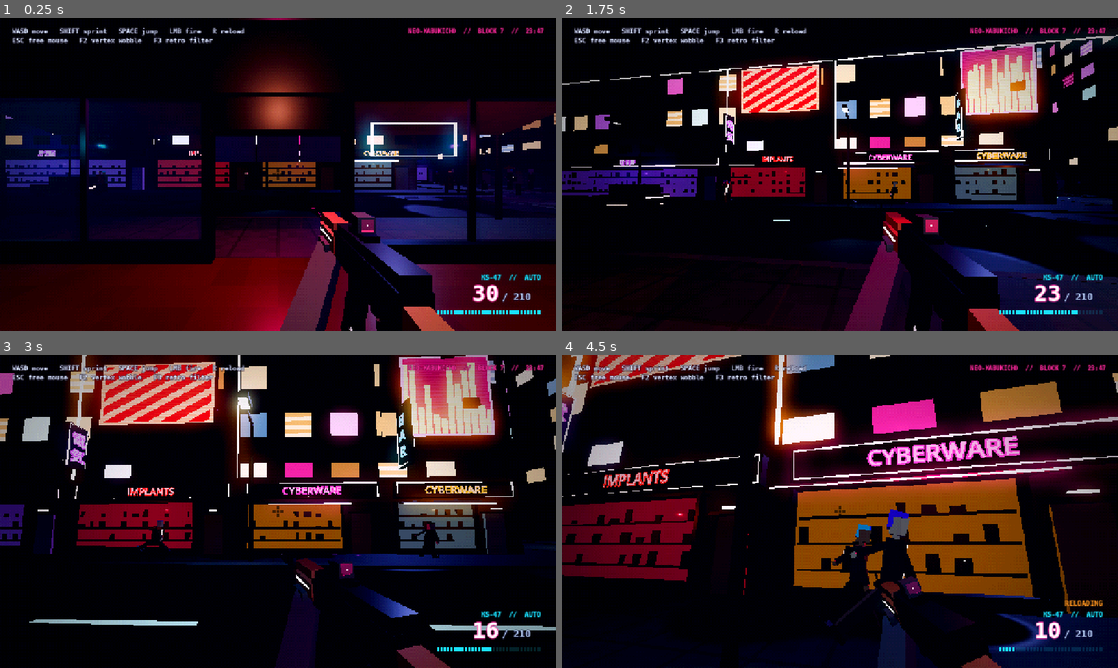
Above: before the commit, frames 1-4 (two rows, left to right).
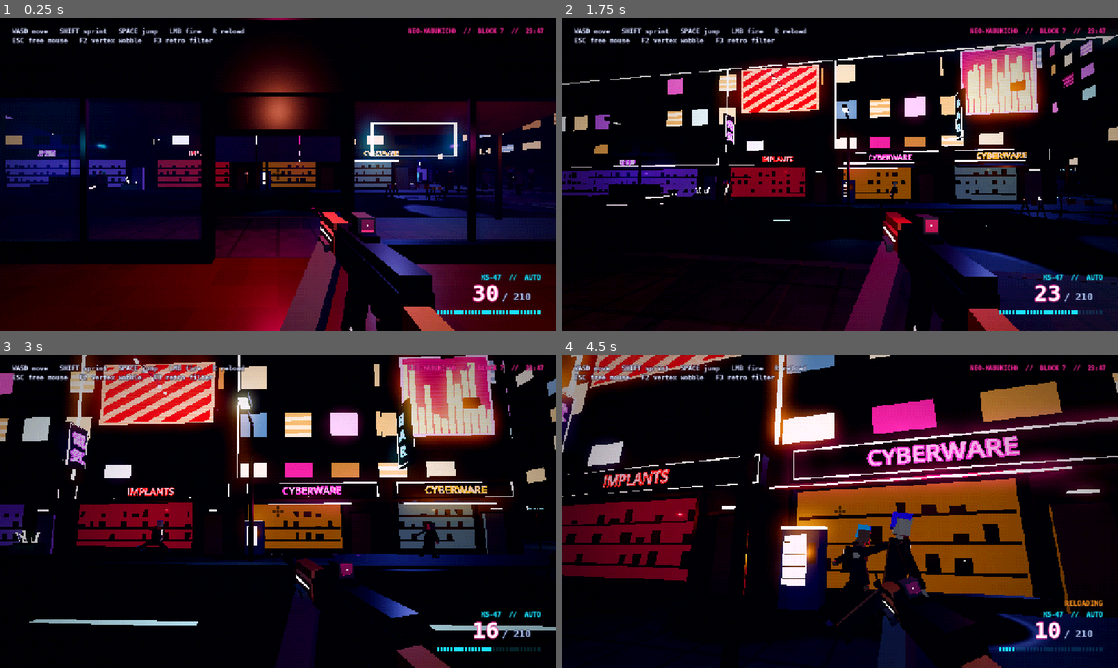
Above: after the commit, the same moments.

Repository: J0C0M/CyberpunkTypeGame
Game: Godot game, scene res://scenes/main.tscn
Same seed, same stepped clock (60 frames per second), same inputs: the game is played once before the commit and once after it.
Inputs (mouse positions are in pixels of both pictures, inside the frame that each line leads up to):
- Up to frame 1 (0.25 s): no input
- Up to frame 2 (1.75 s): move the mouse to (867, 174) at 0.52 s; press the mouse at (867, 174) at 0.53 s; hold W (move_forward) from 0.53 s (still down); tap Space (jump) at 0.77, 1.52 s; move the mouse to (812, 174) at 1.27 s; release the mouse at (812, 174) at 1.28 s; tap Shift (sprint) at 1.35 s
- Up to frame 3 (3 s): keep holding W (move_forward); move the mouse to (289, 505) at 2.02 s; press the mouse at (289, 505) at 2.03 s; move the mouse to (272, 517) at 2.77 s; release the mouse at (272, 517) at 2.78 s; tap Shift (sprint) at 2.85 s
- Up to frame 4 (4.5 s): keep holding W (move_forward); tap Space (jump) at 3.02, 3.77 s; move the mouse to (878, 514) at 3.52 s; press the mouse at (878, 514) at 3.53 s; tap R (reload) at 4.15 s; move the mouse to (795, 508) at 4.27 s; release the mouse at (795, 508) at 4.28 s; tap Shift (sprint) at 4.35 s

The runs differ from the first frame. In frame 1, 0.4% of the frame differs, in the area x 21-91%, y 37-59%; in frame 2, 0.4%; in frame 3, 0.6%; in frame 4, 3.8%, in the area x 32-66%, y 40-97%.

Commit message:
Make street furniture breakable with visible damage stages
BreakableProp is a generic shootable prop: it sparks and clangs on hits, leans and dents at two damage stages while its neon and lights flicker, electrical props throw sparks, and it finally breaks into pooled debris with a break sound and a small danger event. Lamp posts snap over and go dark instead. Vending machines, bins and the lit lamp posts are now breakable, and new breakables fill the block: crate stacks, planters with neon plants, sidewalk A-frame signs, corner street signs and roadworks barriers. Two bus stops with glass panels are added. Shop entrances and bus stops are kept clear of clutter.

Diff:
--- /dev/null
+++ b/scripts/combat/breakable_prop.gd
@@ -0,0 +1,195 @@
+@tool
+class_name BreakableProp
+extends StaticBody3D
+## Street furniture that can be shot apart: vending machines, bins, signs, barriers, crates,
+## planters, lamp posts. It takes a few hits, shows damage in stages (sparks, flickering neon and
+## lights, leaning and denting) and then breaks into pooled debris. Lamp posts keep a wreck
+## instead: they lean over and go dark. Built with BreakableProp.create(); buildings never use it.
+
+enum Kind { METAL, WOOD, CONCRETE }
+
+const HIT_SOUNDS := {
+	Kind.METAL: preload("res://assets/audio/prop_hit_metal.wav"),
+	Kind.WOOD: preload("res://assets/audio/prop_hit_wood.wav"),
+	Kind.CONCRETE: preload("res://assets/audio/prop_hit_wood.wav"),
+}
+const BREAK_SOUNDS := {
+	Kind.METAL: preload("res://assets/audio/prop_break_metal.wav"),
+	Kind.WOOD: preload("res://assets/audio/prop_break_wood.wav"),
+	Kind.CONCRETE: preload("res://assets/audio/prop_break_concrete.wav"),
+}
+const SPARK_SOUND := preload("res://assets/audio/spark_zap.wav")
+
+@export var max_health := 100.0
+@export var kind := Kind.METAL
+## Rough extent of the prop (for debris and electrical sparks), centred on `center`.
+@export var size := Vector3.ONE
+@export var center := Vector3(0, 0.5, 0)
+@export var debris_colors := PackedColorArray([Color(0.3, 0.3, 0.33)])
+@export var debris_count := 10
+## Lean over and go dark when destroyed instead of breaking apart (lamp posts).
+@export var keep_wreck := false
+## Electrical props spark now and then once damaged.
+@export var electrical := false
+
+var visual: Node3D
+var _health: Damageable
+var _stage := 0
+var _lean_axis := Vector3.RIGHT
+var _lights: Array[Light3D] = []
+var _light_energy := PackedFloat32Array()
+var _neon_overrides: Array[ShaderMaterial] = []
+var _spark_timer := 0.0
+
+
+## Creates a prop from merged geometry `geo` with box colliders [[size, local transform], ...].
+static func create(parent: Node, xform: Transform3D, geo: GeoBatch, colliders: Array, health: float, kind: Kind, extent: Vector3, colors: PackedColorArray) -> BreakableProp:
+	var prop := BreakableProp.new()
+	prop.transform = xform
+	prop.max_health = health
+	prop.kind = kind
+	prop.size = extent
+	prop.center = Vector3(0, extent.y * 0.5, 0)
+	prop.debris_colors = colors
+	prop.visual = Node3D.new()
+	prop.visual.name = "Visual"
+	prop.add_child(prop.visual)
+	geo.build_into(prop.visual, "Mesh")
+	for entry in colliders:
+		var shape := BoxShape3D.new()
+		shape.size = entry[0]
+		var collider := CollisionShape3D.new()
+		collider.shape = shape
+		collider.transform = entry[1]
+		prop.add_child(collider)
+	parent.add_child(prop)
+	return prop
+
+
+## Adds a light that dims, flickers and dies along with the prop (parents it to the visual if needed).
+func add_light(light: Light3D) -> void:
+	if light.get_parent() == null:
+		visual.add_child(light)
+	_lights.append(light)
+	_light_energy.append(light.light_energy)
+
+
+func _ready() -> void:
+	collision_layer = 8
+	collision_mask = 0
+	if visual == null:
+		visual = get_node_or_null("Visual")
+	if Engine.is_editor_hint() or visual == null:
+		return
+	add_to_group("resettable")
+	_health = Damageable.new()
+	_health.max_health = max_health
+	add_child(_health)
+	Damageable.register(self, _health, &"prop")
+	_health.damaged.connect(_on_damaged)
+	_health.died.connect(_on_broken)
+	_lean_axis = Vector3(randf_range(-1, 1), 0, randf_range(-1, 1)).normalized()
+	# Private copies of the neon surfaces so this prop can flicker on its own.
+	for mesh_instance in visual.find_children("*", "MeshInstance3D", true, false):
+		var mesh := (mesh_instance as MeshInstance3D).mesh
+		for surface in mesh.get_surface_count():
+			var mat := mesh.surface_get_material(surface) as ShaderMaterial
+			if mat and mat.shader == MatLib.NEON_SHADER:
+				var copy := mat.duplicate() as ShaderMaterial
+				(mesh_instance as MeshInstance3D).set_surface_override_material(surface, copy)
+				_neon_overrides.append(copy)
+
+
+func _process(delta: float) -> void:
+	if Engine.is_editor_hint() or _stage == 0 or _health.is_dead:
+		return
+	for i in _lights.size():
+		if randf() < 0.08 * _stage:
+			_lights[i].light_energy = _light_energy[i] * randf_range(0.1, 1.0)
+	if electrical:
+		_spark_timer -= delta
+		if _spark_timer <= 0.0:
+			_spark_timer = randf_range(0.6, 2.5) / _stage
+			var point := global_transform * (center + Vector3(randf_range(-0.5, 0.5), randf_range(0.0, 0.5), randf_range(-0.5, 0.5)) * size)
+			ImpactEffects.spawn_sparks_at(self, point, Vector3.UP)
+			SfxPool.play_at(self, SPARK_SOUND, point, -14.0, 0.2, 3.0)
+
+
+func is_broken() -> bool:
+	return _health != null and _health.is_dead
+
+
+## Back to new (when the city resets while the player sleeps).
+func reset() -> void:
+	if _health == null:
+		return
+	_health.restore()
+	_stage = 0
+	visual.visible = true
+	visual.transform = Transform3D.IDENTITY
+	for child in get_children():
+		if child is CollisionShape3D:
+			child.set_deferred("disabled", false)
+	for i in _lights.size():
+		_lights[i].light_energy = _light_energy[i]
+		_lights[i].visible = true
+	for mat in _neon_overrides:
+		mat.set_shader_parameter("flicker", 0.0)
+		mat.set_shader_parameter("energy", float(mat.get_meta(&"energy", mat.get_shader_parameter("energy"))))
+
+
+func _on_damaged(hit: HitInfo) -> void:
+	if _health.is_dead:
+		return
+	if hit.kind == HitInfo.Kind.BULLET:
+		ImpactEffects.spawn_sparks_at(self, hit.position, hit.normal)
+		SfxPool.play_at(self, HIT_SOUNDS[kind], hit.position, -8.0, 0.15, 4.0)
+	var stage := 0
+	if _health.health_ratio() <= 0.34:
+		stage = 2
+	elif _health.health_ratio() <= 0.67:
+		stage = 1
+	if stage != _stage:
+		_stage = stage
+		_show_stage()
+
+
+## Visible damage: the prop leans and dents a little more each stage, neon starts to flicker.
+func _show_stage() -> void:
+	var lean := deg_to_rad(4.0) * _stage
+	visual.transform = Transform3D(Basis(_lean_axis, lean).scaled(Vector3(1.0, 1.0 - 0.03 * _stage, 1.0)), Vector3.ZERO)
+	for mat in _neon_overrides:
+		mat.set_shader_parameter("flicker", 0.3 * _stage)
+
+
+func _on_broken(hit: HitInfo) -> void:
+	SfxPool.play_at(self, BREAK_SOUNDS[kind], global_transform * center, -3.0, 0.1, 6.0)
+	EventBus.emit_danger(global_position, 10.0, EventBus.SEVERITY_SHOT, hit.source)
+	for light in _lights:
+		light.visible = false
+	for mat in _neon_overrides:
+		if not mat.has_meta(&"energy"):
+			mat.set_meta(&"energy", mat.get_shader_parameter("energy"))
+		mat.set_shader_parameter("energy", 0.0)
+	if keep_wreck:
+		# Snap over at the base and stay there, dark.
+		visual.transform = Transform3D(Basis(_lean_axis, deg_to_rad(randf_range(28.0, 40.0))), Vector3.ZERO)
+		ImpactEffects.spawn_sparks_at(self, global_transform * Vector3(0, size.y * 0.9, 0), Vector3.UP)
+		_spawn_debris(hit, 4, Vector2(0.06, 0.18))
+		return
+	visual.visible = false
+	for child in get_children():
+		if child is CollisionShape3D:
+			child.set_deferred("disabled", true)
+	_spawn_debris(hit, debris_count, Vector2(0.12, 0.38))
+
+
+func _spawn_debris(hit: HitInfo, count: int, piece_size: Vector2) -> void:
+	var pool := DebrisPool.get_pool(self)
+	if pool == null:
+		return
+	var push := hit.direction * (3.0 if hit.kind == HitInfo.Kind.BULLET else 8.0)
+	var box := global_transform.translated_local(center)
+	var per_color := maxi(1, count / maxi(1, debris_colors.size()))
+	for color in debris_colors:
+		pool.burst(DebrisPool.Shape.CHUNK, box, size * 0.4, per_color, piece_size, MatLib.surface(color, 0.6, 0.3), push, 3.0)
--- a/scripts/world/city_builder.gd
+++ b/scripts/world/city_builder.gd
@@ -36,6 +36,8 @@
 var walkable_faces := PackedVector3Array()
 ## [Rect2 footprint on the XZ plane, top height] for every building (see max_height_in).
 var _footprints: Array = []
+## Sidewalk areas (XZ) that street clutter must leave free, like shop entrances and bus stops.
+var _keep_clear: Array[Rect2] = []
 
 var _rng := RandomNumberGenerator.new()
 var _root: Node3D
@@ -56,6 +58,7 @@
 	BuildKit.clear_generated(self)
 	walkable_faces = PackedVector3Array()
 	_footprints.clear()
+	_keep_clear = [Rect2(cafe_lot.x - 1.0, -SIDEWALK_OUTER, cafe_lot.y - cafe_lot.x + 2.0, SIDEWALK_OUTER - ROAD_HALF)]
 	_rng.seed = city_seed
 	_root = BuildKit.generated_root(self, "Generated")
 	_body = BuildKit.static_body(_root, "Collision")
@@ -78,6 +81,9 @@
 		index += 1
 	_build_street_lamps()
 	_build_corner_props()
+	_build_bus_stops()
+	_build_street_signs()
+	_build_roadworks()
 	_build_sidewalk_clutter()
 	_build_parked_cars()
 	_build_cables()
@@ -472,17 +478,22 @@
 		t += 18.0
 
 
+## Lamps in the playable area light the street and can be shot until they snap over and go dark.
 func _street_lamp(pos: Vector3, toward_road: Vector3, metal: Material, light_color: Color, lit: bool) -> void:
-	_props.add_cylinder(0.1, 0.07, 6.6, 6, Transform3D(Basis.IDENTITY, pos + Vector3.UP * 3.3), metal)
-	var arm_end := pos + Vector3.UP * 6.5 + toward_road * 1.9
-	_props.add_bar(pos + Vector3.UP * 6.5, arm_end, 0.1, metal)
+	var geo := GeoBatch.new() if lit else _props
+	var origin := Vector3.ZERO if lit else pos
+	geo.add_cylinder(0.1, 0.07, 6.6, 6, Transform3D(Basis.IDENTITY, origin + Vector3.UP * 3.3), metal)
+	var arm_end := origin + Vector3.UP * 6.5 + toward_road * 1.9
+	geo.add_bar(origin + Vector3.UP * 6.5, arm_end, 0.1, metal)
 	var head_size := Vector3(0.9, 0.16, 0.4) if absf(toward_road.x) > 0.5 else Vector3(0.4, 0.16, 0.9)
-	_props.add_box_at(head_size, arm_end, metal)
+	geo.add_box_at(head_size, arm_end, metal)
 	var flicker := 0.25 if _rng.randf() < 0.12 else 0.0
-	_props.add_box_at(head_size * Vector3(0.85, 0.3, 0.75), arm_end - Vector3.UP * 0.09, MatLib.neon(light_color, 5.0, flicker, 0.0, _rng.randf()))
+	geo.add_box_at(head_size * Vector3(0.85, 0.3, 0.75), arm_end - Vector3.UP * 0.09, MatLib.neon(light_color, 5.0, flicker, 0.0, _rng.randf()))
 	if lit:
-		BuildKit.down_spot(_lights, arm_end - Vector3.UP * 0.2, light_color, 3.5, 13.0, 55.0)
-		BuildKit.box_collider_at(_body, Vector3(0.25, 6.6, 0.25), pos + Vector3.UP * 3.3)
+		var lamp := _prop(Transform3D(Basis.IDENTITY, pos), geo, [[Vector3(0.25, 6.6, 0.25), Transform3D(Basis.IDENTITY, Vector3.UP * 3.3)]], 90.0, BreakableProp.Kind.METAL, Vector3(0.4, 6.6, 0.4), PackedColorArray([Palette.METAL_DARK, light_color]))
+		lamp.keep_wreck = true
+		lamp.electrical = true
+		lamp.add_light(BuildKit.down_spot(lamp.visual, arm_end - Vector3.UP * 0.2, light_color, 3.5, 13.0, 55.0))
 
 
 func _build_corner_props() -> void:
@@ -519,46 +530,183 @@
 	BuildKit.box_collider_at(_body, Vector3(1.0, 3.6, 1.0), column + Vector3.UP * 1.8)
 
 
+## Random street clutter along the building side of the sidewalks, clear of shop entrances.
 func _build_sidewalk_clutter() -> void:
-	var bin := MatLib.surface(Color(0.1, 0.18, 0.14), 0.6, 0.3)
 	var bag := MatLib.surface(Color(0.03, 0.03, 0.035), 0.3)
-	var placed := 0
+	var placed: Array[Vector3] = []
 	var attempts := 0
-	while placed < 16 and attempts < 200:
+	while placed.size() < 30 and attempts < 500:
 		attempts += 1
 		var along := _rng.randf_range(12.0, PLAY_LIMIT - 4.0) * (1.0 if _rng.randf() < 0.5 else -1.0)
 		var side := 1.0 if _rng.randf() < 0.5 else -1.0
 		var on_main := _rng.randf() < 0.6
 		var pos := Vector3(along, CURB_HEIGHT, side * (SIDEWALK_OUTER - 0.55)) if on_main else Vector3(side * (SIDEWALK_OUTER - 0.55), CURB_HEIGHT, along)
-		# Keep the cafe front clear.
-		if pos.z < 0.0 and pos.x > cafe_lot.x - 1.0 and pos.x < cafe_lot.y + 1.0 and absf(pos.z) > SIDEWALK_OUTER - 1.0:
+		var facing := Vector3(0, 0, -side) if on_main else Vector3(-side, 0, 0)
+		if _is_blocked(pos, placed, 2.4):
 			continue
+		placed.append(pos)
 		var roll := _rng.randf()
-		if roll < 0.3:
-			_vending_machine(pos, Vector3(0, 0, -side) if on_main else Vector3(-side, 0, 0))
-		elif roll < 0.6:
-			_props.add_cylinder(0.32, 0.3, 0.95, 8, Transform3D(Basis.IDENTITY, pos + Vector3.UP * 0.475), bin)
-			BuildKit.box_collider_at(_body, Vector3(0.6, 0.95, 0.6), pos + Vector3.UP * 0.475)
-		else:
+		if roll < 0.17:
+			_vending_machine(pos, facing)
+		elif roll < 0.36:
+			_trash_bin(pos)
+		elif roll < 0.48:
 			for i in _rng.randi_range(2, 4):
 				var offset := Vector3(_rng.randf_range(-0.5, 0.5), 0, _rng.randf_range(-0.3, 0.3))
 				_props.add_sphere(0.32, Transform3D(Basis.from_scale(Vector3(1.0, 0.75, 1.0)), pos + offset + Vector3.UP * 0.22), bag, 6, 4)
-		placed += 1
+		elif roll < 0.64:
+			_crate_stack(pos, facing)
+		elif roll < 0.8:
+			_planter(pos, facing)
+		else:
+			_sidewalk_sign(pos + facing * 0.6, facing)
+
+
+func _is_blocked(pos: Vector3, placed: Array[Vector3], spacing: float) -> bool:
+	for area in _keep_clear:
+		if area.grow(0.6).has_point(Vector2(pos.x, pos.z)):
+			return true
+	for other in placed:
+		if other.distance_to(pos) < spacing:
+			return true
+	return false
+
+
+func _prop(xf: Transform3D, geo: GeoBatch, colliders: Array, health: float, kind: BreakableProp.Kind, extent: Vector3, colors: PackedColorArray) -> BreakableProp:
+	return BreakableProp.create(_breakables, xf, geo, colliders, health, kind, extent, colors)
+
+
+func _trash_bin(pos: Vector3) -> void:
+	var color := Color(0.1, 0.18, 0.14)
+	var geo := GeoBatch.new()
+	geo.add_cylinder(0.32, 0.3, 0.95, 8, Transform3D(Basis.IDENTITY, Vector3.UP * 0.475), MatLib.surface(color, 0.6, 0.3))
+	geo.add_cylinder(0.34, 0.34, 0.06, 8, Transform3D(Basis.IDENTITY, Vector3.UP * 0.97), MatLib.surface(Palette.METAL_DARK, 0.5, 0.5))
+	_prop(Transform3D(Basis.IDENTITY, pos), geo, [[Vector3(0.6, 0.95, 0.6), Transform3D(Basis.IDENTITY, Vector3.UP * 0.475)]], 50.0, BreakableProp.Kind.METAL, Vector3(0.6, 0.95, 0.6), PackedColorArray([color, Color(0.05, 0.05, 0.05)]))
+
+
+## A stack of plastic crates, the kind street stalls leave out overnight.
+func _crate_stack(pos: Vector3, facing: Vector3) -> void:
+	var color := [Color(0.1, 0.2, 0.45), Color(0.45, 0.08, 0.08), Color(0.5, 0.4, 0.05), Color(0.12, 0.3, 0.15)][_rng.randi() % 4] as Color
+	var crate := MatLib.surface(color, 0.6)
+	var slats := MatLib.surface(color.darkened(0.5), 0.6)
+	var geo := GeoBatch.new()
+	var levels := _rng.randi_range(1, 3)
+	for level in levels:
+		var y := 0.2 + level * 0.4
+		var twist := Basis(Vector3.UP, _rng.randf_range(-0.15, 0.15))
+		geo.add_box(Vector3(0.6, 0.38, 0.45), Transform3D(twist, Vector3(0, y, 0)), crate)
+		for i in 3:
+			geo.add_box(Vector3(0.62, 0.04, 0.47), Transform3D(twist, Vector3(0, y - 0.1 + i * 0.1, 0)), slats)
+	var height := levels * 0.4
+	_prop(Transform3D(Basis.looking_at(-facing), pos), geo, [[Vector3(0.62, height, 0.47), Transform3D(Basis.IDENTITY, Vector3.UP * height * 0.5)]], 40.0, BreakableProp.Kind.WOOD, Vector3(0.6, height, 0.45), PackedColorArray([color, color.darkened(0.5)]))
+
+
+## Concrete planter with glowing synthetic plants.
+func _planter(pos: Vector3, facing: Vector3) -> void:
+	var concrete := Color(0.3, 0.3, 0.32)
+	var leaf := [Palette.CYAN, Palette.LIME, Palette.PINK][_rng.randi() % 3] as Color
+	var geo := GeoBatch.new()
+	geo.add_box_at(Vector3(1.6, 0.6, 0.6), Vector3(0, 0.3, 0), MatLib.surface(concrete, 0.8))
+	geo.add_box_at(Vector3(1.45, 0.05, 0.45), Vector3(0, 0.6, 0), MatLib.surface(Color(0.08, 0.05, 0.03), 0.9))
+	var glow := MatLib.neon(leaf, 2.5)
+	for i in 9:
+		var root := Vector3(_rng.randf_range(-0.6, 0.6), 0.6, _rng.randf_range(-0.15, 0.15))
+		var tip := root + Vector3(_rng.randf_range(-0.25, 0.25), _rng.randf_range(0.35, 0.8), _rng.randf_range(-0.15, 0.15))
+		geo.add_bar(root, tip, 0.03, glow)
+	_prop(Transform3D(Basis.looking_at(-facing), pos), geo, [[Vector3(1.6, 0.6, 0.6), Transform3D(Basis.IDENTITY, Vector3.UP * 0.3)]], 150.0, BreakableProp.Kind.CONCRETE, Vector3(1.6, 0.9, 0.6), PackedColorArray([concrete, leaf]))
+
+
+## Folding sidewalk sign with a neon arrow pointing at the shop behind it.
+func _sidewalk_sign(pos: Vector3, facing: Vector3) -> void:
+	var color := Palette.random_neon(_rng)
+	var board := MatLib.surface(Color(0.05, 0.04, 0.06), 0.5)
+	var neon := MatLib.neon(color, 4.0)
+	var geo := GeoBatch.new()
+	for side: float in [-1.0, 1.0]:
+		var tilt := Basis(Vector3.RIGHT, side * deg_to_rad(12.0))
+		geo.add_box(Vector3(0.6, 1.0, 0.03), Transform3D(tilt, Vector3(0, 0.5, side * 0.11)), board)
+		var face := Transform3D(tilt, Vector3(0, 0.5, side * 0.11)).translated_local(Vector3(0, 0, side * 0.02))
+		geo.add_polyline(PackedVector3Array([face * Vector3(-0.2, -0.1, 0), face * Vector3(0.15, -0.1, 0), face * Vector3(0.15, -0.25, 0), face * Vector3(0.25, 0.0, 0), face * Vector3(0.15, 0.25, 0), face * Vector3(0.15, 0.1, 0), face * Vector3(-0.2, 0.1, 0)]), 0.025, neon, true)
+		geo.add_polyline(PackedVector3Array([face * Vector3(-0.26, -0.44, 0), face * Vector3(0.26, -0.44, 0), face * Vector3(0.26, 0.44, 0), face * Vector3(-0.26, 0.44, 0)]), 0.015, neon, true)
+	var sign := _prop(Transform3D(Basis.looking_at(-facing.cross(Vector3.UP)), pos), geo, [[Vector3(0.6, 1.0, 0.3), Transform3D(Basis.IDENTITY, Vector3.UP * 0.5)]], 35.0, BreakableProp.Kind.WOOD, Vector3(0.6, 1.0, 0.3), PackedColorArray([Color(0.05, 0.04, 0.06), color]))
+	sign.electrical = true
+
+
+## Street name signs at the four corners of the crossing.
+func _build_street_signs() -> void:
+	var metal := MatLib.surface(Palette.METAL_DARK, 0.4, 0.7)
+	var plate := MatLib.surface(Color(0.03, 0.1, 0.25), 0.4, 0.3)
+	for sx: float in [-1.0, 1.0]:
+		for sz: float in [-1.0, 1.0]:
+			var pos := Vector3(sx * (SIDEWALK_OUTER - 0.45), CURB_HEIGHT, sz * (SIDEWALK_OUTER - 0.45))
+			var geo := GeoBatch.new()
+			geo.add_cylinder(0.05, 0.05, 3.0, 6, Transform3D(Basis.IDENTITY, Vector3.UP * 1.5), metal)
+			geo.add_box_at(Vector3(1.0, 0.3, 0.04), Vector3(0, 2.7, 0), plate)
+			geo.add_box_at(Vector3(0.04, 0.3, 1.0), Vector3(0, 2.35, 0), plate)
+			geo.add_polyline(PackedVector3Array([Vector3(-0.5, 2.55, 0.03), Vector3(0.5, 2.55, 0.03), Vector3(0.5, 2.85, 0.03), Vector3(-0.5, 2.85, 0.03)]), 0.015, MatLib.neon(Palette.CYAN, 3.0), true)
+			var sign := _prop(Transform3D(Basis(Vector3.UP, 0.0 if sz < 0.0 else PI), pos), geo, [[Vector3(0.15, 3.0, 0.15), Transform3D(Basis.IDENTITY, Vector3.UP * 1.5)]], 60.0, BreakableProp.Kind.METAL, Vector3(1.0, 3.0, 1.0), PackedColorArray([Palette.METAL_DARK, Color(0.03, 0.1, 0.25)]))
+			BuildKit.neon_text(sign.visual, "KABUKI AVE", Transform3D(Basis.IDENTITY, Vector3(0, 2.7, 0.03)), Palette.CYAN, 0.16)
+			BuildKit.neon_text(sign.visual, "CROW ST", Transform3D(Basis(Vector3.UP, PI * 0.5), Vector3(0.03, 2.35, 0)), Palette.CYAN, 0.16)
+			_keep_clear.append(Rect2(pos.x - 1.0, pos.z - 1.0, 2.0, 2.0))
+
+
+## Striped barriers fencing off the steam vents in the road.
+func _build_roadworks() -> void:
+	var stripe_a := MatLib.surface(Color(0.9, 0.45, 0.05), 0.5)
+	var stripe_b := MatLib.surface(Color(0.9, 0.9, 0.85), 0.5)
+	var legs := MatLib.surface(Palette.METAL_DARK, 0.5, 0.5)
+	for vent in [Vector3(14, 0, 2.0), Vector3(-20, 0, -1.5)]:
+		for i in 3:
+			var angle := TAU * i / 3.0 + _rng.randf_range(-0.3, 0.3)
+			var pos: Vector3 = vent + Vector3(cos(angle), 0, sin(angle)) * 1.6
+			var geo := GeoBatch.new()
+			for s in 4:
+				geo.add_box_at(Vector3(0.3, 0.22, 0.04), Vector3(-0.45 + s * 0.3, 0.85, 0), stripe_a if s % 2 == 0 else stripe_b)
+			for side: float in [-1.0, 1.0]:
+				geo.add_bar(Vector3(side * 0.5, 0.95, 0), Vector3(side * 0.55, 0.0, 0.25), 0.05, legs)
+				geo.add_bar(Vector3(side * 0.5, 0.95, 0), Vector3(side * 0.55, 0.0, -0.25), 0.05, legs)
+			geo.add_box_at(Vector3(0.12, 0.12, 0.12), Vector3(0.5, 1.05, 0), MatLib.neon(Palette.AMBER, 6.0, 0.0, 1.5, _rng.randf()))
+			var barrier := _prop(Transform3D(Basis(Vector3.UP, -angle + PI * 0.5), pos), geo, [[Vector3(1.2, 1.0, 0.5), Transform3D(Basis.IDENTITY, Vector3.UP * 0.5)]], 60.0, BreakableProp.Kind.WOOD, Vector3(1.2, 1.0, 0.5), PackedColorArray([Color(0.9, 0.45, 0.05), Color(0.9, 0.9, 0.85)]))
+			barrier.electrical = true
+
+
+## Bus shelters with glass side and back panels and a lit advert.
+func _build_bus_stops() -> void:
+	var frame := MatLib.surface(Palette.METAL, 0.35, 0.8)
+	for stop in [[Vector3(-48, CURB_HEIGHT, SIDEWALK_OUTER - 0.75), 0.0], [Vector3(SIDEWALK_OUTER - 0.75, CURB_HEIGHT, 46), -PI * 0.5]]:
+		var xf := Transform3D(Basis(Vector3.UP, stop[1]), stop[0])
+		var geo := GeoBatch.new()
+		geo.add_box(Vector3(3.8, 0.12, 1.5), xf.translated_local(Vector3(0, 2.6, -0.1)), frame)
+		geo.add_box(Vector3(3.8, 0.05, 0.05), xf.translated_local(Vector3(0, 2.52, 0.62)), MatLib.neon(Palette.CYAN, 4.0))
+		for x: float in [-1.8, 1.8]:
+			for z: float in [-0.65, 0.6]:
+				geo.add_box(Vector3(0.08, 2.6, 0.08), xf.translated_local(Vector3(x, 1.3, z)), frame)
+				BuildKit.box_collider(_body, Vector3(0.1, 2.6, 0.1), xf.translated_local(Vector3(x, 1.3, z)))
+		geo.add_box(Vector3(2.6, 0.08, 0.45), xf.translated_local(Vector3(0, 0.48, -0.35)), MatLib.surface(Palette.WOOD, 0.5))
+		BuildKit.box_collider(_body, Vector3(2.6, 0.5, 0.45), xf.translated_local(Vector3(0, 0.25, -0.35)))
+		var ad := MatLib.holo_ad(Palette.random_neon(_rng), Palette.random_neon(_rng), _rng.randi() % 4, _rng.randf() * 10.0, 2.2)
+		geo.add_quad(Vector2(1.2, 1.8), xf * Transform3D(Basis(Vector3.UP, PI * 0.5), Vector3(1.82, 1.3, -0.02)), ad)
+		geo.build_into(_root, "BusStop")
+		BuildKit.glass_pane(_breakables, xf.translated_local(Vector3(0, 1.4, -0.68)), Vector3(3.5, 2.0, 0.03))
+		BuildKit.glass_pane(_breakables, xf * Transform3D(Basis(Vector3.UP, PI * 0.5), Vector3(-1.8, 1.4, -0.03)), Vector3(1.2, 2.0, 0.03))
+		BuildKit.neon_text(_signs, "BUS 07", xf * Transform3D(Basis.IDENTITY, Vector3(0, 2.75, 0.66)), Palette.CYAN, 0.2)
+		var origin: Vector3 = stop[0]
+		_keep_clear.append(Rect2(origin.x - 2.6, origin.z - 2.6, 5.2, 5.2))
 
 
 func _vending_machine(pos: Vector3, facing: Vector3) -> void:
-	var basis := Basis.looking_at(-facing)
-	var xf := Transform3D(basis, pos)
 	var color := Palette.random_neon(_rng)
 	var body_color := [Color(0.5, 0.05, 0.08), Color(0.08, 0.15, 0.45), Color(0.75, 0.75, 0.78)][_rng.randi() % 3] as Color
-	_props.add_box(Vector3(1.0, 1.95, 0.75), xf.translated_local(Vector3(0, 0.975, 0)), MatLib.surface(body_color, 0.4, 0.3))
-	_props.add_box(Vector3(0.62, 1.2, 0.02), xf.translated_local(Vector3(-0.12, 1.15, 0.38)), MatLib.neon(color.lerp(Color.WHITE, 0.5), 1.6))
+	var geo := GeoBatch.new()
+	geo.add_box_at(Vector3(1.0, 1.95, 0.75), Vector3(0, 0.975, 0), MatLib.surface(body_color, 0.4, 0.3))
+	geo.add_box_at(Vector3(0.62, 1.2, 0.02), Vector3(-0.12, 1.15, 0.38), MatLib.neon(color.lerp(Color.WHITE, 0.5), 1.6))
 	for row in 4:
-		_props.add_box(Vector3(0.58, 0.04, 0.03), xf.translated_local(Vector3(-0.12, 0.7 + row * 0.3, 0.39)), MatLib.surface(Palette.METAL_DARK, 0.5))
-	_props.add_box(Vector3(0.18, 0.5, 0.03), xf.translated_local(Vector3(0.33, 1.3, 0.38)), MatLib.surface(Palette.METAL_DARK, 0.4))
-	_props.add_box(Vector3(1.02, 0.08, 0.77), xf.translated_local(Vector3(0, 1.95, 0)), MatLib.neon(color, 4.0))
-	BuildKit.omni(_lights, xf * Vector3(0, 1.3, 0.9), color, 0.8, 3.5)
-	BuildKit.box_collider(_body, Vector3(1.0, 1.95, 0.75), xf.translated_local(Vector3(0, 0.975, 0)))
+		geo.add_box_at(Vector3(0.58, 0.04, 0.03), Vector3(-0.12, 0.7 + row * 0.3, 0.39), MatLib.surface(Palette.METAL_DARK, 0.5))
+	geo.add_box_at(Vector3(0.18, 0.5, 0.03), Vector3(0.33, 1.3, 0.38), MatLib.surface(Palette.METAL_DARK, 0.4))
+	geo.add_box_at(Vector3(1.02, 0.08, 0.77), Vector3(0, 1.95, 0), MatLib.neon(color, 4.0))
+	var machine := _prop(Transform3D(Basis.looking_at(-facing), pos), geo, [[Vector3(1.0, 1.95, 0.75), Transform3D(Basis.IDENTITY, Vector3(0, 0.975, 0))]], 160.0, BreakableProp.Kind.METAL, Vector3(1.0, 1.95, 0.75), PackedColorArray([body_color, Color(0.3, 0.3, 0.33), color]))
+	machine.electrical = true
+	machine.add_light(BuildKit.omni(machine.visual, Vector3(0, 1.3, 0.9), color, 0.8, 3.5))
 
 
 func _build_parked_cars() -> void:
Not shown, added: assets/audio/prop_break_concrete.wav.import
Not shown, added: assets/audio/prop_break_metal.wav.import
Not shown, added: assets/audio/prop_break_wood.wav.import
Not shown, added: assets/audio/prop_hit_metal.wav.import
Not shown, added: assets/audio/prop_hit_wood.wav.import
Not shown, added: assets/audio/spark_zap.wav.import
Not shown, added: scripts/combat/breakable_prop.gd.uid
Not shown, added: assets/audio/prop_break_concrete.wav
Not shown, added: assets/audio/prop_break_metal.wav
Not shown, added: assets/audio/prop_break_wood.wav
Not shown, added: assets/audio/prop_hit_metal.wav
Not shown, added: assets/audio/prop_hit_wood.wav
(and 1 more such lines)
